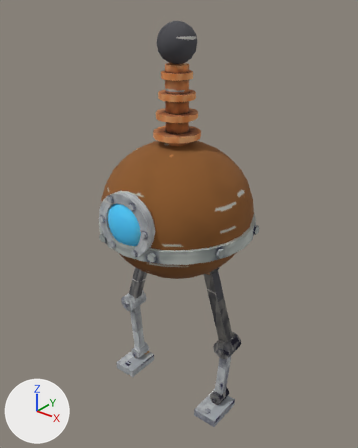
The glTF model art/models/Zapper/Zapper.glb, before and after one commit.
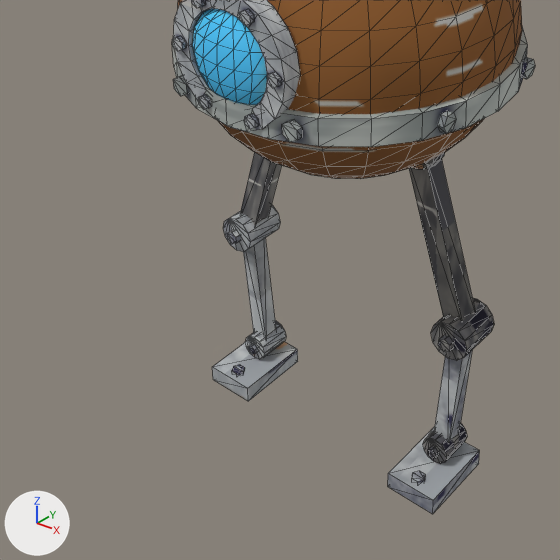
Each version is shown whole from a camera (50 mm lens) standing at (3.2, -3.97, 4.82) and looking at (0.0, 0.03, 2.34), then close up on the part from 6% to 76% of the width and 45% to 100% of the height. Lighting does not change. The marker at lower left points along +X, +Y and +Z. The first two pictures are the older version. The close-ups show mesh edges as thin lines. Vertices at exactly the same position are counted once.

The first close-up shows 'Body', 'BodyBand', 'Eye', 'EyeRim', 'LegJointsL', 'LegJointsR', 'LegLowerL', 'LegLowerR', 'LegUpperL', 'LegUpperR'.
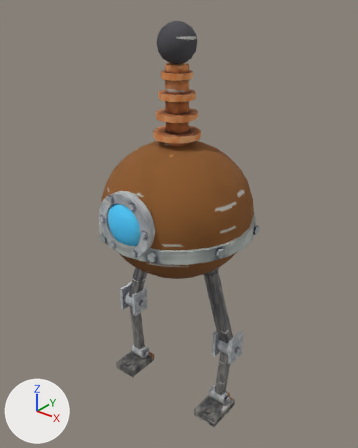
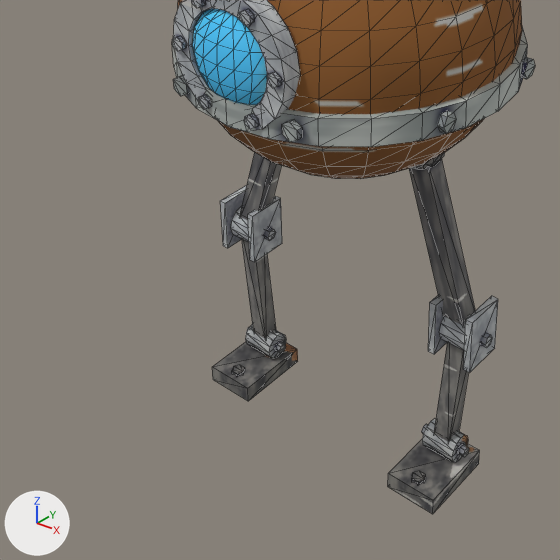
Changed parts and their boxes [x1, y1, x2, y2] in the close-ups (560 x 560 px):
'LegLowerR', surface changed (darker): [388, 357, 479, 514] in both
'LegLowerL', surface changed (darker): [212, 249, 298, 401] in both
'LegJointsR', surface changed, reshaped: before [423, 298, 494, 464]; after [421, 315, 470, 462]
'LegJointsL', surface changed, reshaped (11% narrower): before [223, 205, 286, 359]; after [230, 206, 286, 358]
'KneeClevisR', added: after [428, 296, 498, 373]
'KneeClevisL', added: after [220, 185, 282, 262]
part 1 of me_legjointsl, added: after [230, 206, 249, 242]
part 2 of me_legjointsl, added: after [245, 325, 286, 358]
part 3 of me_legjointsl, added: after [246, 327, 286, 353]
part 4 of me_legjointsl, deleted: before [223, 205, 280, 252]
part 5 of me_legjointsl, deleted: before [245, 321, 286, 359]
part 6 of me_legjointsl, deleted: before [227, 230, 241, 244]
part 7 of me_legjointsl, deleted: before [248, 344, 258, 354]
part 8 of me_legjointsr, added: after [439, 315, 470, 350]
part 9 of me_legjointsr, added: after [422, 419, 468, 462]
part 10 of me_legjointsr, added: after [421, 424, 469, 457]
part 11 of me_legjointsr, deleted: before [431, 298, 494, 361]
part 12 of me_legjointsr, deleted: before [423, 423, 467, 464]
part 13 of me_legjointsr, deleted: before [438, 335, 454, 352]
part 14 of me_legjointsr, deleted: before [428, 447, 439, 458]

Edits to the bpy script that builds the scene:
```text
Change mat_legjointsl:
    mat_legjointsl.texture: img_image_8 -> img_image_9
Change mat_leglowerl:
    mat_leglowerl.texture: img_image_9 -> img_image_10
Change mat_legjointsr:
    mat_legjointsr.texture: img_image_11 -> img_image_13
Change mat_leglowerr:
    mat_leglowerr.texture: img_image_12 -> img_image_14
Change me_legjointsl:
    remove me_legjointsl.from_pydata(...)  # 72 vertices, 128 faces; spans x -0.86..-0.595, y -0.17..0.17, z 0.1..1.11
    add me_legjointsl.from_pydata(...)  # 60 vertices, 108 faces; spans x -0.83..-0.535, y -0.1..0.1, z 0.1..1.1
    me_legjointsl part 1: a new loose piece, a 12-sided cylinder along x spanning x -0.83..-0.67, y -0.1..0.1, z 0.9..1.1, in mat_legjointsl (picture img_image_9)
    me_legjointsl part 2: a new loose piece, a 12-sided cylinder along x spanning x -0.775..-0.575, y -0.08..0.08, z 0.1..0.26, in mat_legjointsl (picture img_image_9)
    me_legjointsl part 3: a new loose piece, a 6-sided cylinder along x spanning x -0.815..-0.535, y -0.03..0.03, z 0.154..0.206, in mat_legjointsl (picture img_image_9)
    me_legjointsl part 4: the loose piece of 24 vertices spanning x -0.86..-0.64, y -0.13..0.13, z 0.89..1.11 is deleted
    me_legjointsl part 5: the loose piece of 24 vertices spanning x -0.755..-0.595, y -0.1..0.1, z 0.1..0.26 is deleted
    me_legjointsl part 6: the loose piece of 12 vertices spanning x -0.785..-0.715, y -0.17..0.17, z 0.96..1.04 is deleted
    me_legjointsl part 7: the loose piece of 12 vertices spanning x -0.701..-0.649, y -0.13..0.13, z 0.15..0.21 is deleted
Change me_legjointsr:
    remove me_legjointsr.from_pydata(...)  # 72 vertices, 128 faces; spans x 0.595..0.86, y -0.17..0.17, z 0.1..1.11
    add me_legjointsr.from_pydata(...)  # 60 vertices, 108 faces; spans x 0.535..0.83, y -0.1..0.1, z 0.1..1.1
    me_legjointsr part 8: a new loose piece, a 12-sided cylinder along x spanning x 0.67..0.83, y -0.1..0.1, z 0.9..1.1, in mat_legjointsr (picture img_image_13)
    me_legjointsr part 9: a new loose piece, a 12-sided cylinder along x spanning x 0.575..0.775, y -0.08..0.08, z 0.1..0.26, in mat_legjointsr (picture img_image_13)
    me_legjointsr part 10: a new loose piece, a 6-sided cylinder along x spanning x 0.535..0.815, y -0.03..0.03, z 0.154..0.206, in mat_legjointsr (picture img_image_13)
    me_legjointsr part 11: the loose piece of 24 vertices spanning x 0.64..0.86, y -0.13..0.13, z 0.89..1.11 is deleted
    me_legjointsr part 12: the loose piece of 24 vertices spanning x 0.595..0.755, y -0.1..0.1, z 0.1..0.26 is deleted
    me_legjointsr part 13: the loose piece of 12 vertices spanning x 0.715..0.785, y -0.17..0.17, z 0.96..1.04 is deleted
    me_legjointsr part 14: the loose piece of 12 vertices spanning x 0.649..0.701, y -0.13..0.13, z 0.15..0.21 is deleted
Add ob_kneeclevisr:
    ob_kneeclevisr = bpy.data.objects.new('KneeClevisR', me_kneeclevisr)  # a box spanning x 0.62..0.66, y -0.12..0.12, z 0.86..1.18; a box spanning x 0.84..0.88, y -0.12..0.12, z 0.86..1.18; a 6-sided cylinder along x spanning x 0.59..0.91, y -0.035..0.035, z 0.97..1.03; in mat_kneeclevisr (picture img_image_12)
    ob_kneeclevisr.location = (0.0, 0.0, 0.0)
Add ob_kneeclevisl:
    ob_kneeclevisl = bpy.data.objects.new('KneeClevisL', me_kneeclevisl)  # a box spanning x -0.88..-0.84, y -0.12..0.12, z 0.86..1.18; a box spanning x -0.66..-0.62, y -0.12..0.12, z 0.86..1.18; a 6-sided cylinder along x spanning x -0.91..-0.59, y -0.035..0.035, z 0.97..1.03; in mat_kneeclevisl (picture img_image_8)
    ob_kneeclevisl.location = (0.0, 0.0, 0.0)
```
